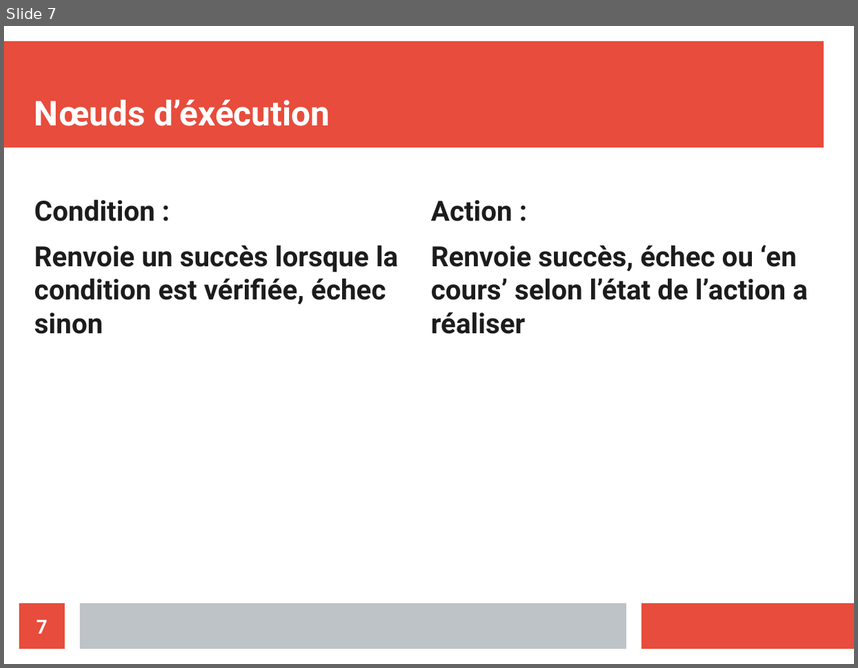
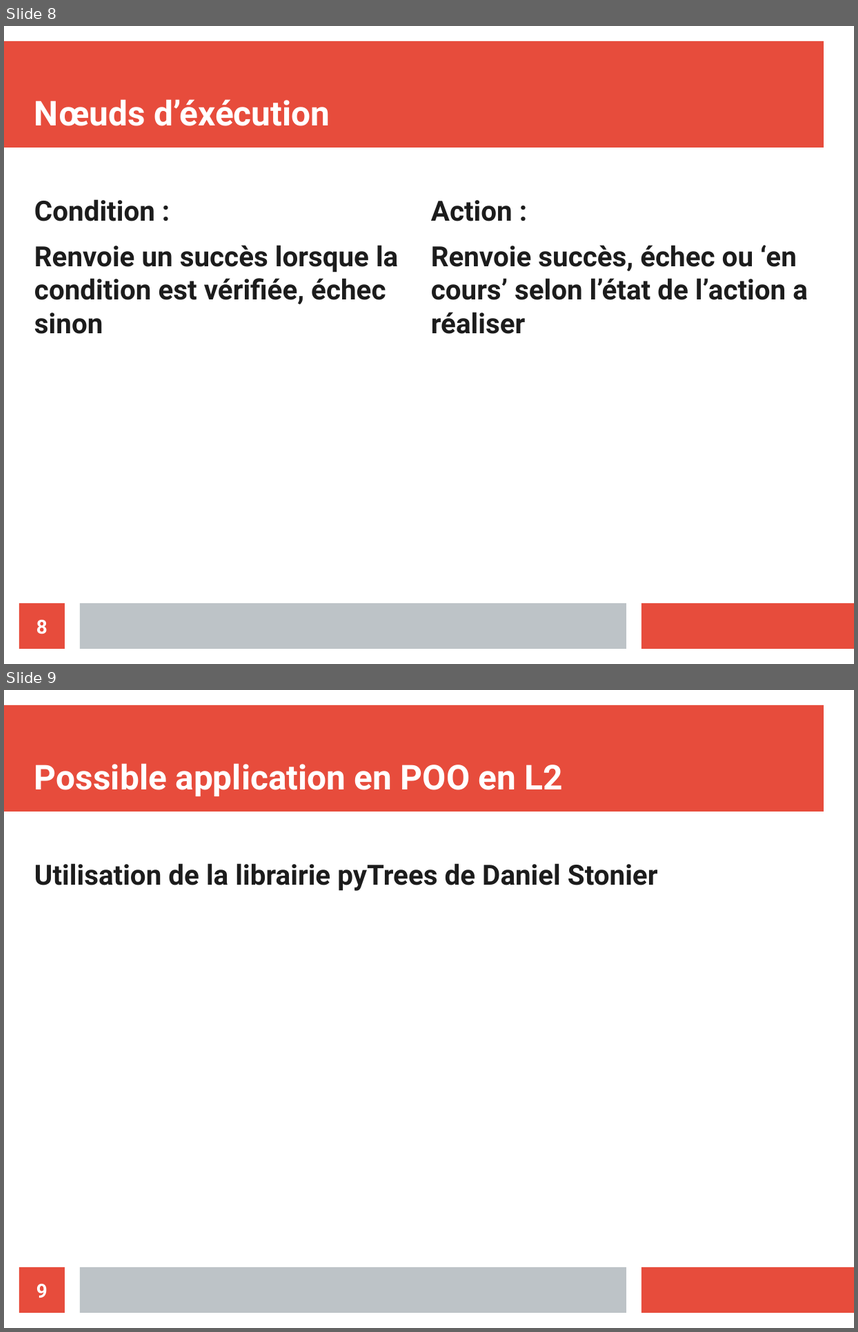
Before and after one commit to ValentinLebouvier/TAL2019, a slide deck: Comptes Rendus/CR_10-05.odp. Shown one above the other, each under a label of ours: slide 7 before the commit, slides 8 and 9 after it. The pictures are 858x668 and 858x1332 pixels, drawn with LibreOffice and Linux fonts; fonts in the diff are those of the drawing. Boxes give left, top, right and bottom in pixels: in the first picture for what was removed or moved away, otherwise in the second. Text is boxed around its words. In the diff, an @@ line names an element or a change of style, - is before the commit and + after.

```diff
--- a/Comptes Rendus/CR_10-05.odp
+++ b/Comptes Rendus/CR_10-05.odp
@@ slide 9 added at [4,690,854,1328], background #FFFFFF; not listed: 3 template elements that a slide beside it also shows @@
@@ title added at [34,763,563,796], 32 pt, text #FFFFFF, bold @@
+Possible application en POO en L2
@@ text added at [34,863,658,891], 26 pt, text #1C1C1C, bold @@
+Utilisation de la librairie pyTrees de Daniel Stonier
@@ page number added at [19,1267,65,1312], fill #E74C3C, 18 pt, text #FFFFFF, bold @@
+9
@@ what was slide 7 is now slide 8 @@
@@ page number at [36,619,47,634]: text changed @@
-7
+8
```
Also in this commit, not shown: 5 other slides added, 4 other files.
